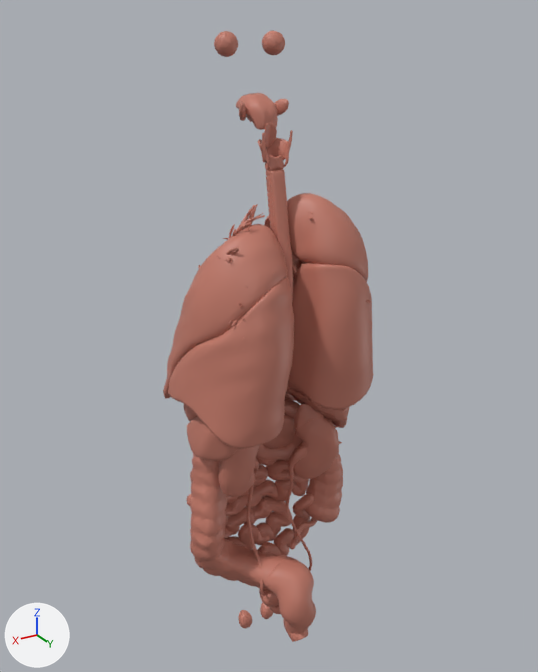
Two versions of the glTF model public/models/organs.glb, one commit apart.
Both versions are drawn from a 50 mm camera at (0.436, 0.715, 1.624) aimed at (-0.011, -0.029, 1.252). The lights are fixed; the arrows at lower left show +X, +Y and +Z. The older version comes first. Where no turn or scale is listed for an object, it has been applied to the vertices.

In view in the first picture: 'ascending-colon', 'descending-colon', 'esophagus', 'ileum', 'kidney-l', 'kidney-r', 'lung-lower-lobe-l', 'lung-lower-lobe-r', 'lung-upper-lobe-l', 'lung-upper-lobe-r', 'rectum', 'spleen' and 27 more.
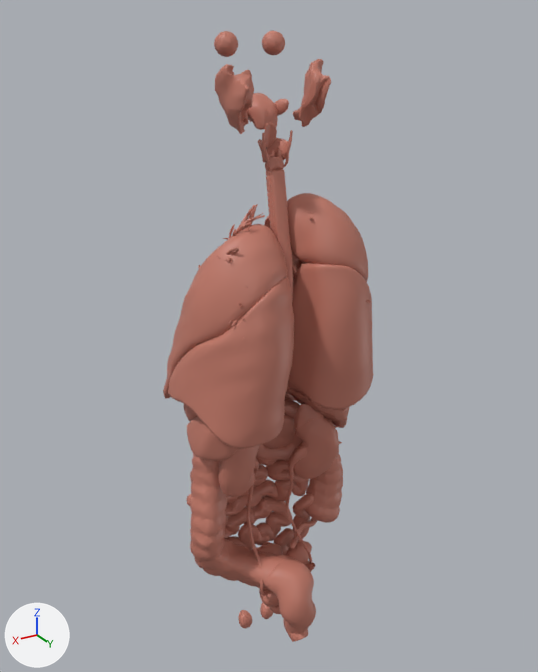
Edits to the bpy script that builds the scene:
```text
Add me_sigmoid_colon:
    me_sigmoid_colon.from_pydata(...)  # 1034 vertices, 1999 faces; spans x -0.0492..0.0492, y -0.0368..0.0368, z -0.0267..0.0267
    me_sigmoid_colon.materials.append(mat_organs)  # pink #c37b6a
Add me_parotid_gland_l:
    me_parotid_gland_l.from_pydata(...)  # 746 vertices, 1500 faces; spans x -0.0164..0.0164, y -0.0294..0.0294, z -0.0356..0.0356
    me_parotid_gland_l.materials.append(mat_organs)  # pink #c37b6a
Add me_parotid_gland_r:
    me_parotid_gland_r.from_pydata(...)  # 750 vertices, 1500 faces; spans x -0.0146..0.0146, y -0.0311..0.0311, z -0.0359..0.0359
    me_parotid_gland_r.materials.append(mat_organs)  # pink #c37b6a
Add ob_sigmoid_colon:
    ob_sigmoid_colon = bpy.data.objects.new('sigmoid-colon', me_sigmoid_colon)
    ob_sigmoid_colon.location = (-0.01, 0.007, 0.918)
Add ob_parotid_gland_l:
    ob_parotid_gland_l = bpy.data.objects.new('parotid-gland-l', me_parotid_gland_l)
    ob_parotid_gland_l.location = (0.045, 0.002, 1.543)
Add ob_parotid_gland_r:
    ob_parotid_gland_r = bpy.data.objects.new('parotid-gland-r', me_parotid_gland_r)
    ob_parotid_gland_r.location = (-0.048, 0.003, 1.545)
```

Pixel boxes (x1, y1, x2, y2) of what changed, in the pictures (538 x 672 px):
'parotid-gland-l', added: after (215, 64, 254, 134)
'parotid-gland-r', added: after (293, 59, 331, 127)
'sigmoid-colon', added: after (252, 541, 315, 572)
